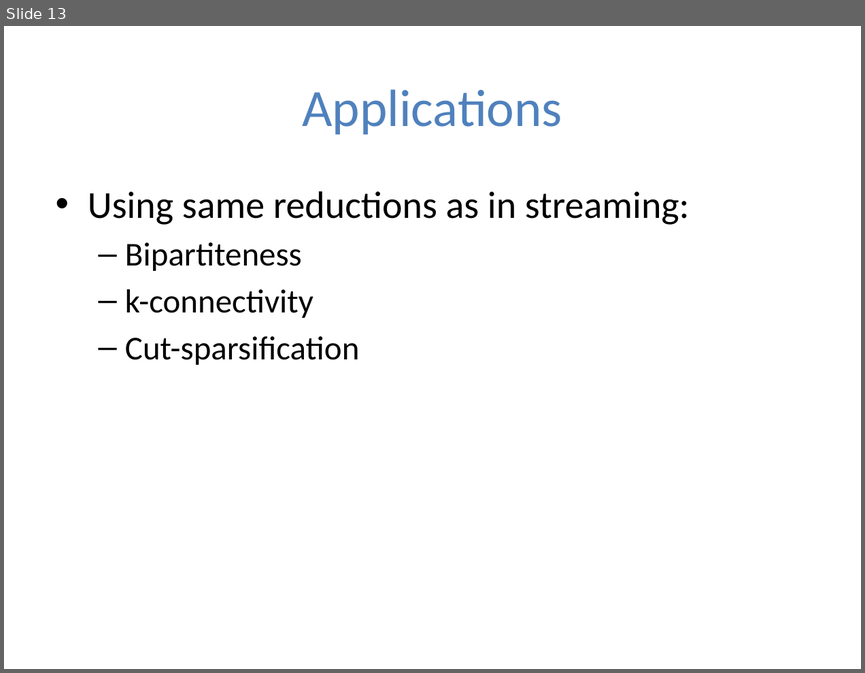
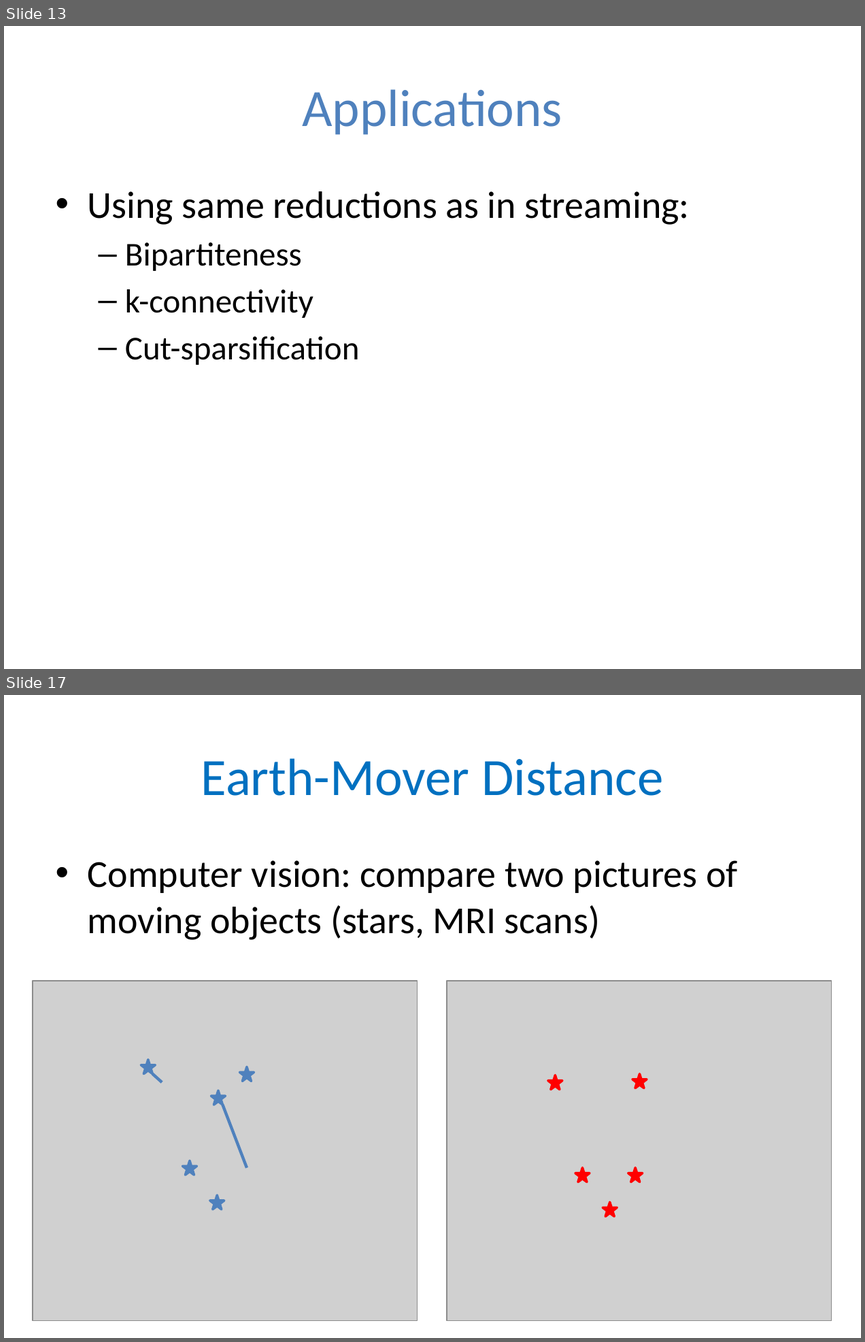
Before and after one commit to gyaroslavtsev/gyaroslavtsev.github.io, a slide deck: big-data/lecture10.pptx. Shown one above the other, each under a label of ours: slide 13 before the commit, slides 13 and 17 after it; the slides between them are not shown. The pictures are 865x673 and 865x1342 pixels, drawn with LibreOffice and Linux fonts; fonts in the diff are those of the drawing; grey boxes stand for pictures. Boxes give left, top, right and bottom in pixels: in the first picture for what was removed or moved away, otherwise in the second. Text is boxed around its words. In the diff, an @@ line names an element or a change of style, - is before the commit and + after.

```diff
--- a/big-data/lecture10.pptx
+++ b/big-data/lecture10.pptx
@@ slide 17 added at [4, 695, 861, 1338], background #FFFFFF @@
@@ title added at [201, 758, 663, 796], 44 pt, text #0070C0 @@
+Earth-Mover Distance
@@ text added at [88, 860, 738, 940], 32 pt, text #000000 @@
+• Computer vision: compare two pictures of moving objects (stars, MRI scans)
@@ picture added at [33, 981, 417, 1320] @@
@@ picture added at [447, 981, 832, 1320] @@
@@ star added at [141, 1059, 156, 1074], fill #4F81BD, outline #4F81BD 2 pt @@
@@ line added from (152, 1074) to (162, 1083), #4F81BD 2.5 pt @@
@@ star added at [239, 1067, 254, 1081], fill #4F81BD, outline #4F81BD 2 pt @@
@@ group added at [548, 1074, 647, 1217]: 5 stars @@
@@ star added at [211, 1090, 226, 1104], fill #4F81BD, outline #4F81BD 2 pt @@
@@ line added from (222, 1104) to (247, 1167), #4F81BD 2.5 pt @@
@@ star added at [182, 1160, 197, 1175], fill #4F81BD, outline #4F81BD 2 pt @@
@@ star added at [209, 1195, 224, 1209], fill #4F81BD, outline #4F81BD 2 pt @@
```
Also in this commit, not shown: 16 other slides added, 3 other files.
